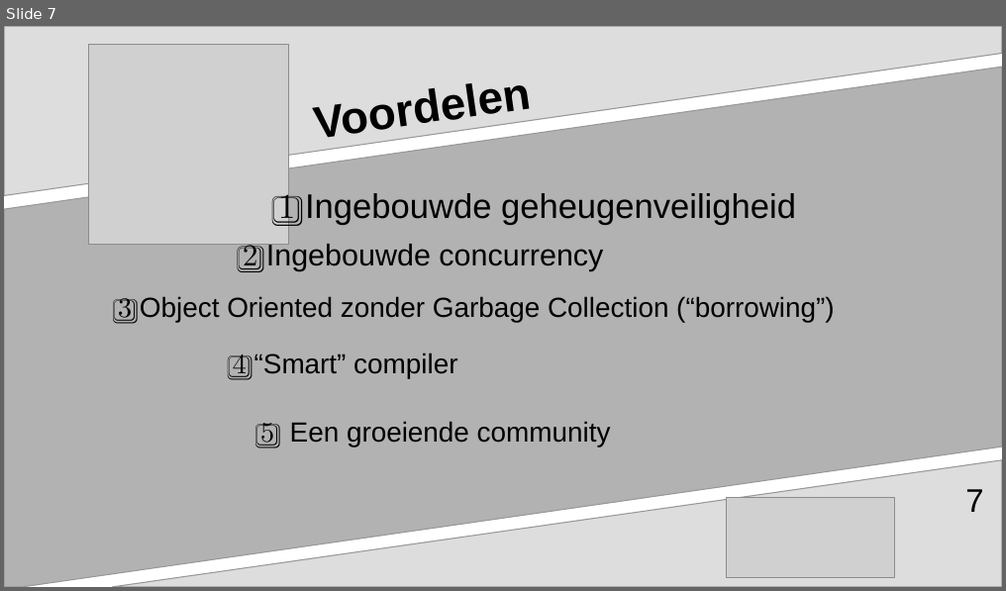
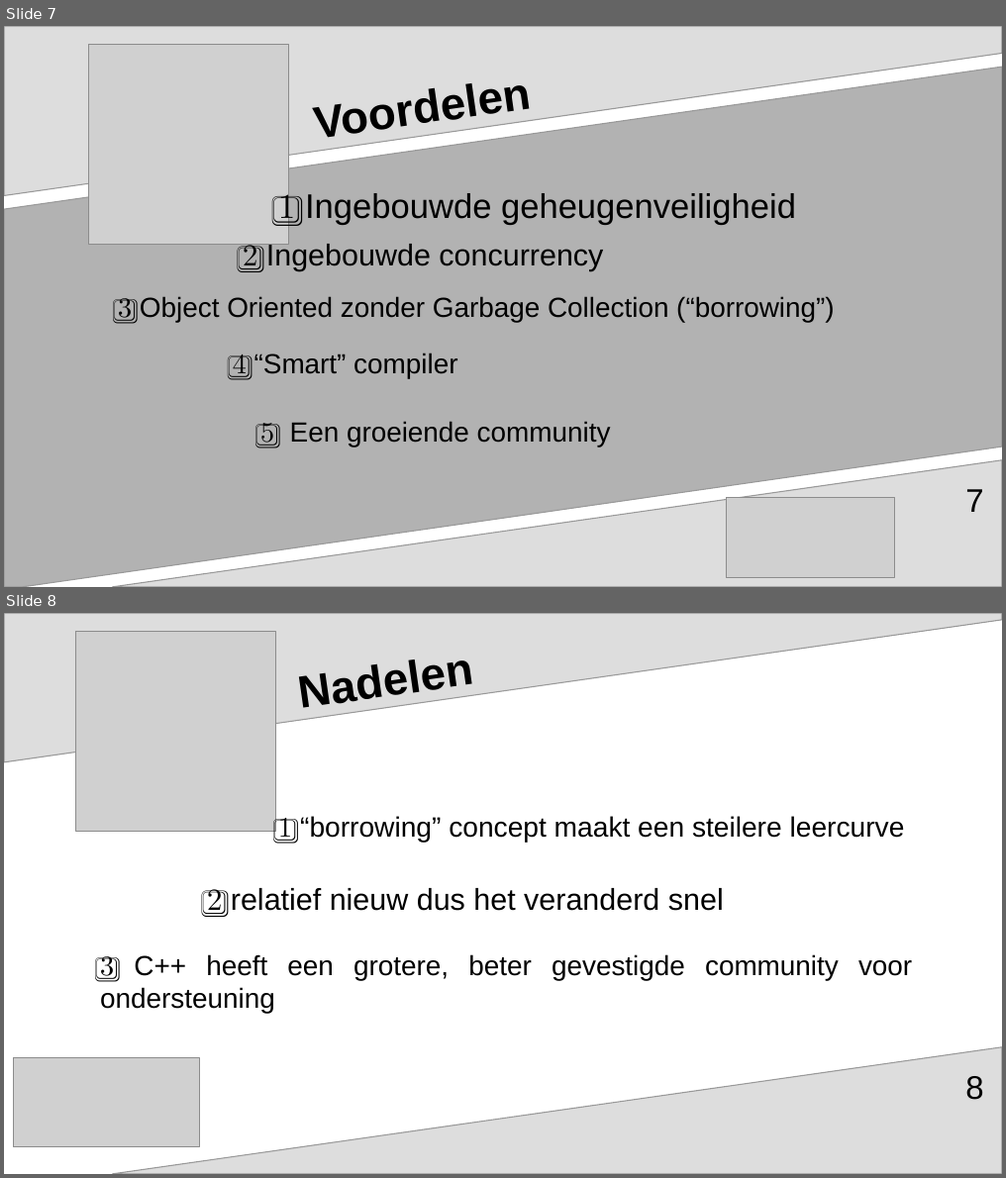
Before and after one commit to aventinesolutions/awsvsgcp-channel, a slide deck: ep002-Rust_in_Cloud_Native/ep002-Rust_in_Cloud_Native.odp. Shown one above the other, each under a label of ours: slide 7 before the commit, slides 7 and 8 after it. The pictures are 1006x591 and 1006x1178 pixels, drawn with LibreOffice and Linux fonts; fonts in the diff are those of the drawing; grey boxes stand for pictures. Boxes give left, top, right and bottom in pixels: in the first picture for what was removed or moved away, otherwise in the second. Text is boxed around its words. In the diff, an @@ line names an element or a change of style, - is before the commit and + after.

```diff
--- a/ep002-Rust_in_Cloud_Native/ep002-Rust_in_Cloud_Native.odp
+++ b/ep002-Rust_in_Cloud_Native/ep002-Rust_in_Cloud_Native.odp
@@ slide 8 added at [4,613,1002,1174], background #FFFFFF; not listed: 1 template element that a slide beside it also shows @@
@@ freeform shape added at [4,613,1002,762], fill #DDDDDD, outline #999999 0.85 pt @@
@@ picture added at [75,631,275,831] @@
@@ title added at [291,613,539,737], 36 pt, text #000000, bold @@
+Nadelen
@@ text added at [278,816,905,844], 22.2 pt, text #000000 @@
+1️⃣ “borrowing” concept maakt een steilere leercurve
@@ text added at [207,888,724,917], 24 pt, text #000000 @@
+2️⃣ relatief nieuw dus het veranderd snel
@@ text added at [100,955,912,1014], 22 pt, text #000000 @@
+3️⃣ C++ heeft een grotere, beter gevestigde community voor ondersteuning
@@ picture added at [13,1059,200,1148] @@
@@ page number added at [965,1076,983,1100], 26 pt, text #000000 @@
+8
```
Also in this commit, not shown: 1 slide changed, 3 other slides added, 1 slide removed, 2 other files.
